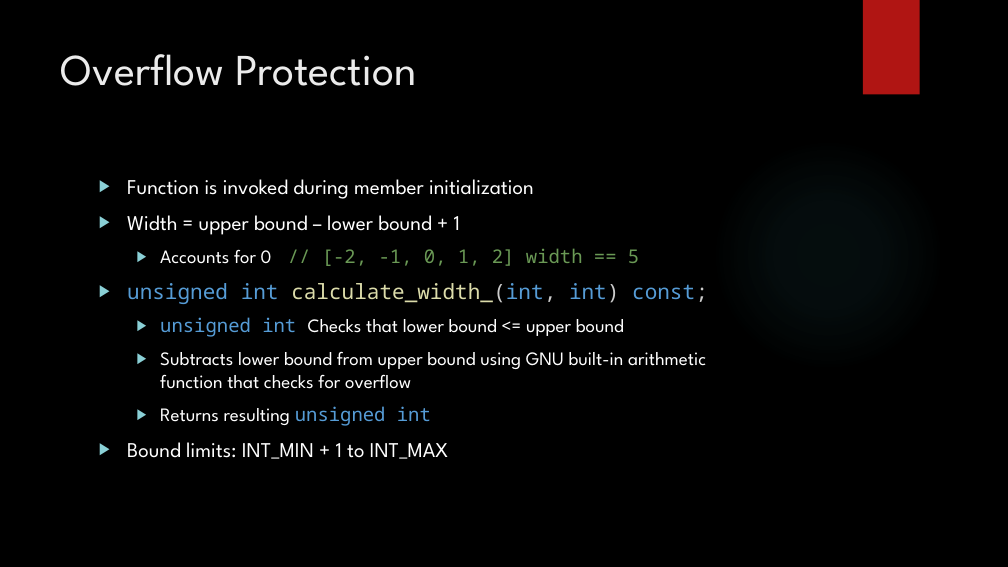
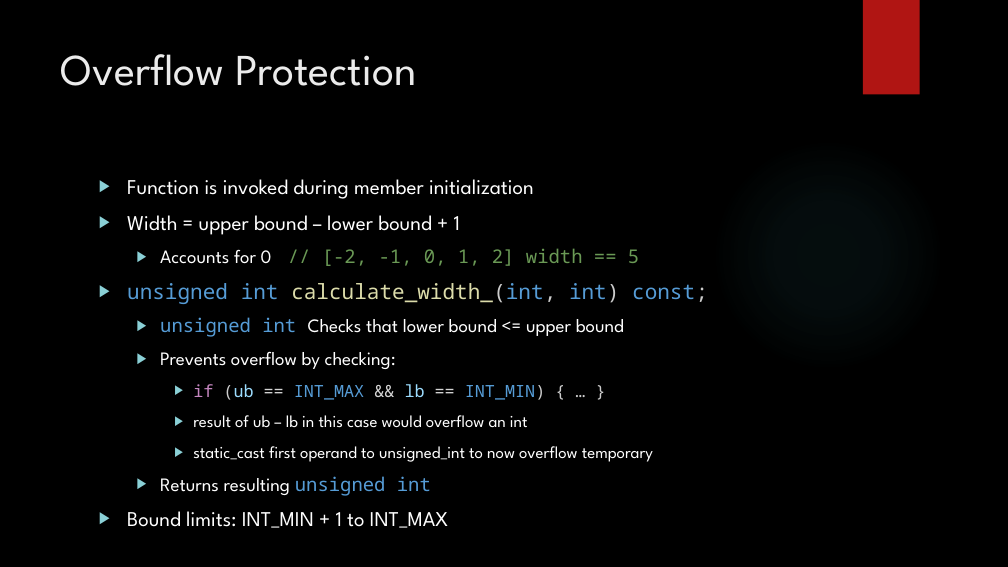
Before and after one commit to dgaron/cs253, a slide deck: slide 6 of Presentation/HW7_presentation.pptx. Drawn at 1008x567 pixels with LibreOffice and Linux fonts; fonts in the diff are those of the drawing; background and template pictures are left out. Boxes give left, top, right and bottom in pixels: in the first picture for what was removed or moved away, otherwise in the second. Text is boxed around its words. In the diff, an @@ line names an element or a change of style, - is before the commit and + after.

Commit message:
limts -> climits, slideshow update, remove redundant overflow check

```diff
--- a/Presentation/HW7_presentation.pptx
+++ b/Presentation/HW7_presentation.pptx
@@ text at (160,351,653,462): text changed; size 18 to 16 pt @@
-  ▶ Subtracts lower bound from upper bound using GNU built-in arithmetic function that checks for overflow
+  ▶ Prevents overflow by checking:
+    ▶ if (ub == INT_MAX && lb == INT_MIN) { … }
+    ▶ result of ub – lb in this case would overflow an int
+    ▶ static_cast first operand to unsigned_int to now overflow temporary
```
Also in this commit, not shown: 1 other slide changed, 2 other files.
